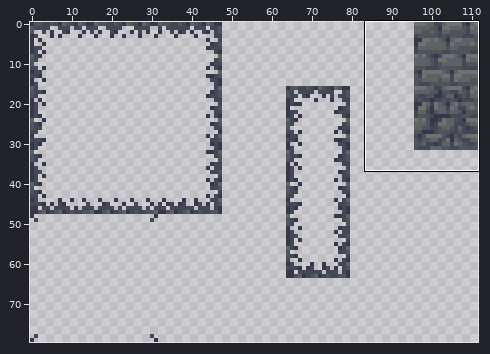
Pixel-art file, stored at assets/sprites/tilesets/outside_tiles.aseprite. The first picture is a wide view before the edit; the outline marks the close-up.
Close-up. Before the commit:
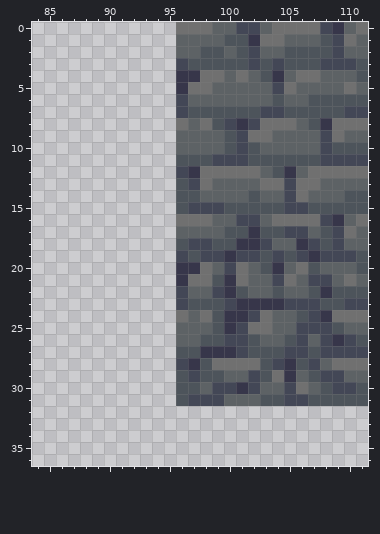
112x80 pixels, 1 frame. Shown: x 84..111, y 0..36.
And afterwards:
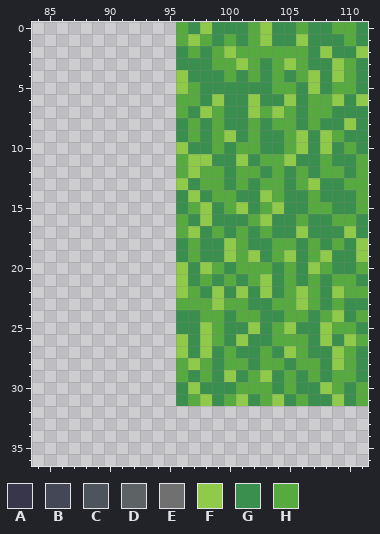
Palette (. is transparent): A #37364a  B #434756  C #4d545b  D #5d6265  E #707070  F #90ca4b  G #3b8f4e  H #57aa3f
What changed:
@@ x 94..111 @@
- 0 ..EEEDDBBDEEEEBADE
- 1 ..DDDDCCAEEDDDCBED
- 2 ..DDCCDCBDDCCCCBDD
- 3 ..BCCCCCBCBCCCBBBC
- 4 ..AAEEDEDCADEEDDDC
- 5 ..AEEDDDDDBEDDDDED
- 6 ..BDDDDDDDCDDCCCCC
- 7 ..BCCCCCCBBCCCCCBB
- 8 ..EDECBABEEEDCAEEE
- 9 ..DDDDCBEEDDDDBEDD
-10 ..DDDDCBCDDDDDBCCC
-11 ..CCCBBBCCCCCCBBBB
-12 ..BAEEEEEDCADEEEEE
-13 ..CBEDDDDEEBEEDDDD
-14 ..CCDDDDCDDBEDDDCC
-15 ..CBBBCCCCCBBCCCCC
-16 ..EEEDDBBDEEEEBADE
-17 ..DDDDCCACCBBDCBED
-18 ..CBBCCAABDDABCBDD
-19 ..BCBBABBCBCBABBBC
-20 ..AAEDBEDCADECDDDC
-21 ..AEECAEDDBEDBBDED
-22 ..BDDBACDDCDDCACCC
-23 ..BCCCBAAAABBBCCBB
-24 ..EDECAABEDDCBAEEE
-25 ..DDDCABEEDDBBBCDD
-26 ..DDCCBBCDDCBDBABC
-27 ..CCAAABCCCBBCBBBB
-28 ..BACEEEECBACBDEEE
-29 ..CBCCDDBCEADCBBDD
-30 ..CCDBBABDDBEDCBBC
-31 ..CBBBDDDCCBBCCCCC
+ 0 ..HGFGGGHFGGHGGHHG
+ 1 ..HFHGHGHFGGFGGGHG
+ 2 ..GHGHFHHHHHHGFGGF
+ 3 ..GGGHHFHGHFHGGFHG
+ 4 ..FGGGHGHGHGHFGFHG
+ 5 ..FHGGGGGGHHGFGHHG
+ 6 ..HHGFGGFGGFGHHFGF
+ 7 ..HGFHGGFHFHGHHGGG
+ 8 ..GHGHGGHGHHGHGGFG
+ 9 ..GHGHFGHGGHFGFHGG
+10 ..FGGHGHHGGHFGFGHG
+11 ..HFFGGFGHHFGGHGGH
+12 ..HFHHGHHGHGHGHHGH
+13 ..FGHHGHGHHGHFGGHH
+14 ..GFGHHGGFHGGHGGGH
+15 ..GHFGHFGHFGGHHGGH
+16 ..HGFGGGHFGGHGGHHG
+17 ..HFGHGHGHGGFGGGFG
+18 ..GHGGFHGGHHGHGHGF
+19 ..GHGGFHFGHFGHFGGF
+20 ..FGFHGHHHGHGFHGGH
+21 ..FGHGHGHFGHGHGHHG
+22 ..FHGFGFGFGHFHGFHH
+23 ..HHHFHHGGHHFHGHGG
+24 ..GGHHGHHGGHHGHFGH
+25 ..GGFHGGFGHFGGFHHG
+26 ..FGFHGFGGHHHGFGFH
+27 ..FGFGHGGHGFHGGFHG
+28 ..HFHGHHGHHGHHGFHG
+29 ..HGHGFGHFGHGHGHHG
+30 ..GFGGGHHHGHGGFHGH
+31 ..GHFGHFGHFGHGGFGH
 32 ..................
Changed places in both close-ups, as pixel boxes (x1, y1, x2, y2):
changed: (176, 22, 368, 406)
